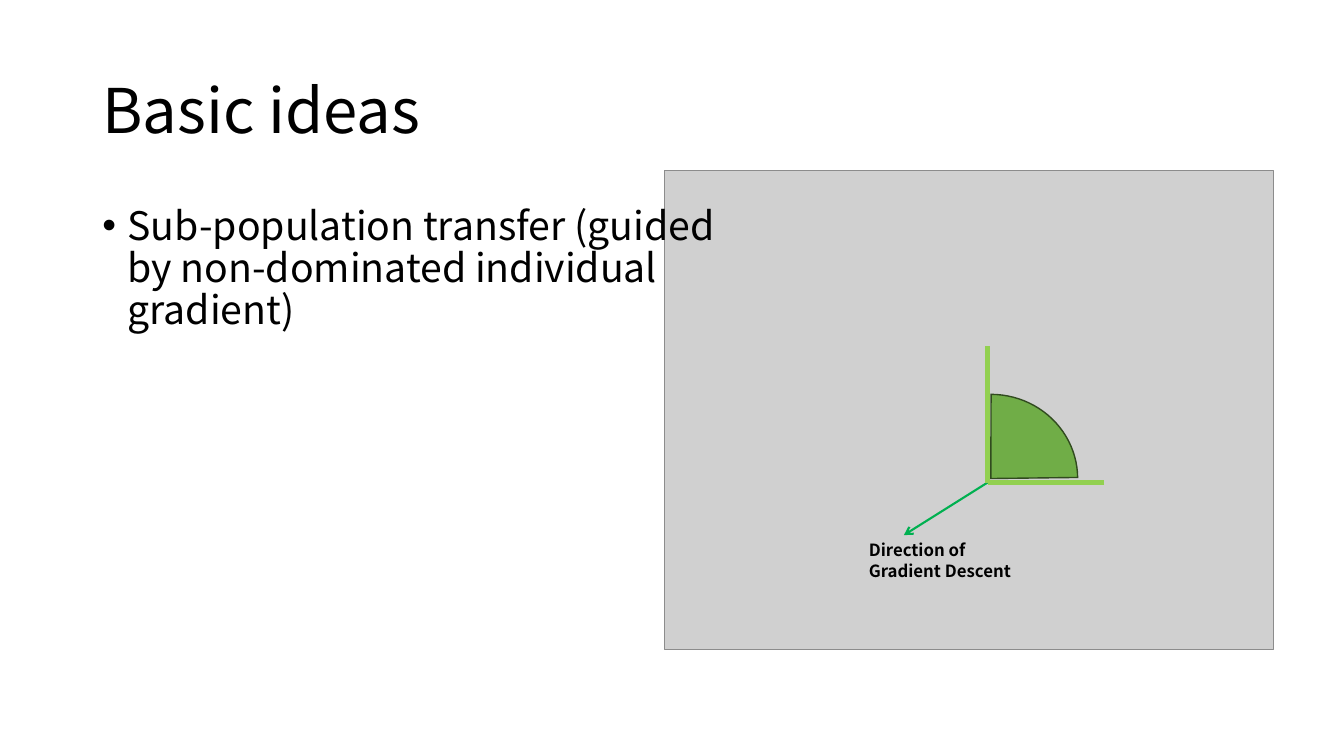
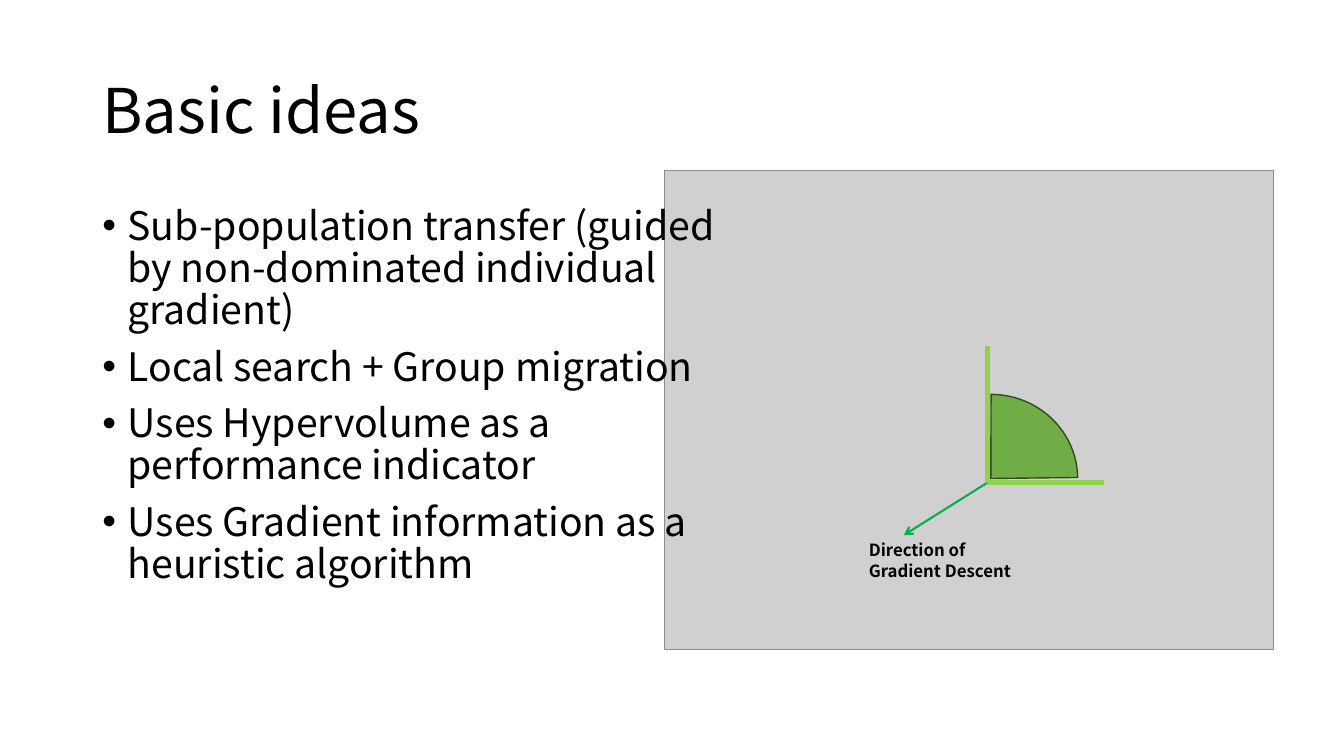
Before and after one commit to Nore-i/GP-Hybrid, a slide deck: slide 13 of presentation-first.pptx (slide 11 before the commit). Drawn at 1344x756 pixels with LibreOffice and Linux fonts; fonts in the diff are those of the drawing; grey boxes stand for pictures. Boxes give left, top, right and bottom in pixels: in the first picture for what was removed or moved away, otherwise in the second. Text is boxed around its words. In the diff, an @@ line names an element or a change of style, - is before the commit and + after.

```diff
--- a/presentation-first.pptx
+++ b/presentation-first.pptx
@@ text at box(128, 341, 693, 588): paragraphs added @@
+• Local search + Group migration
+• Uses Hypervolume as a performance indicator
+• Uses Gradient information as a heuristic algorithm
```
Also in this commit, not shown: 1 other slide changed, 3 slides added, 10 other files.
